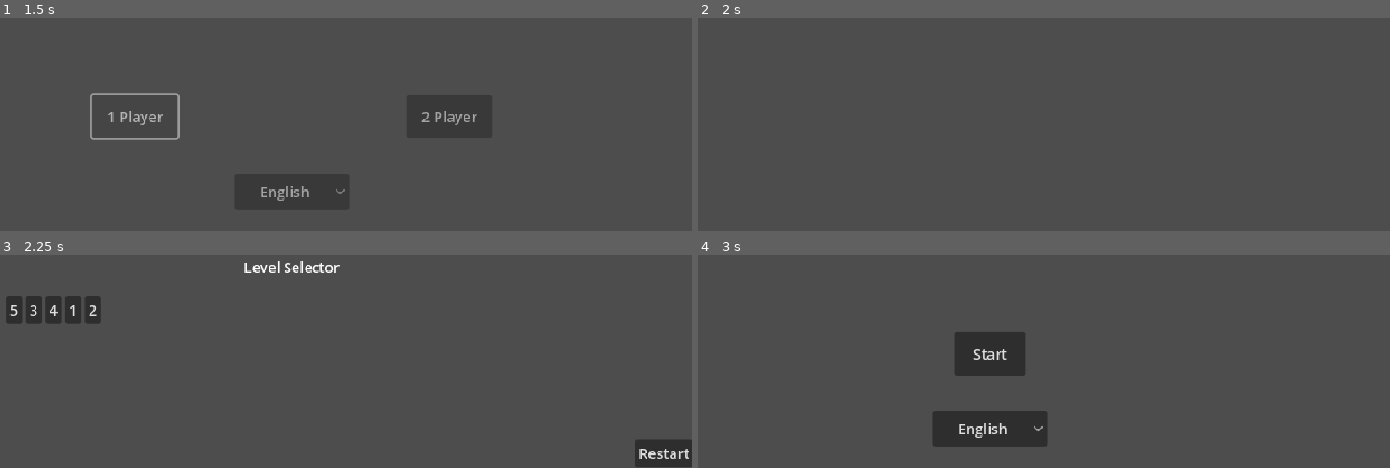
Above: before the commit, frames 1-4 (two rows, left to right).
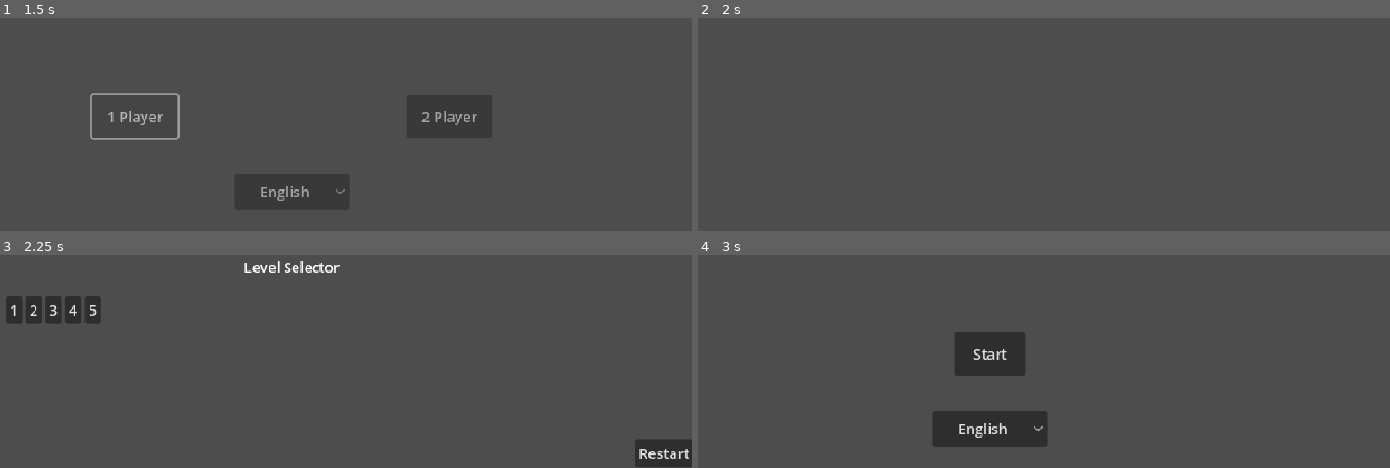
Above: after the commit, the same moments.

Repository: BingloGames/Robot-Bachelor
Game: Godot game, scene res://start_menu.tscn
Same seed, same stepped clock (60 frames per second), same inputs: the game is played once before the commit and once after it.
Inputs (mouse positions are in pixels of both pictures, inside the frame that each line leads up to):
- Up to frame 1 (1.5 s): click "Start" at 0.5 s; click "1 Player" at 1.25 s
- Up to frame 2 (2 s): no input
- Up to frame 3 (2.25 s): tap Enter (ui_accept) at 2 s; move the mouse to (470, 342) at 2.02 s
- Up to frame 4 (3 s): tap Enter (ui_accept) at 2.27 s; click "Restart" at 2.75 s

Frames 1-2 are identical in both runs. In frame 3, 0.2% of the frame differs, in the area x 1-15%, y 23-29%; in frame 4, nothing differs.

Commit message:
fix exporting game

Diff:
--- a/robot-project/1_player_menu.gd
+++ b/robot-project/1_player_menu.gd
@@ -9,33 +9,21 @@
 	var levels = []
 
 
-	var dir = DirAccess.open(levels_path)
-	if dir == null:
-		print("?????")
-		return
+	var files = ResourceLoader.list_directory(levels_path)
 
 
-	dir.list_dir_begin()
-	var filename = dir.get_next()
-
-
-	while not filename.is_empty():
+	for filename in files:
 		if not (filename.begins_with(levels_file_start) and filename.ends_with(path_end)):
-			filename = dir.get_next()
 			continue
 
 		#only get the level number
 		var level_num = filename.replace(levels_file_start, "").replace(path_end, "")
 		if not level_num.is_valid_int():
-			filename = dir.get_next()
 			print("????????")
 			continue
 
 
 		levels.append(level_num)
-		filename = dir.get_next()
-
-
 	add_level_buttons(levels)
 
 
Not shown, changed: robot-project/export_presets.cfg
